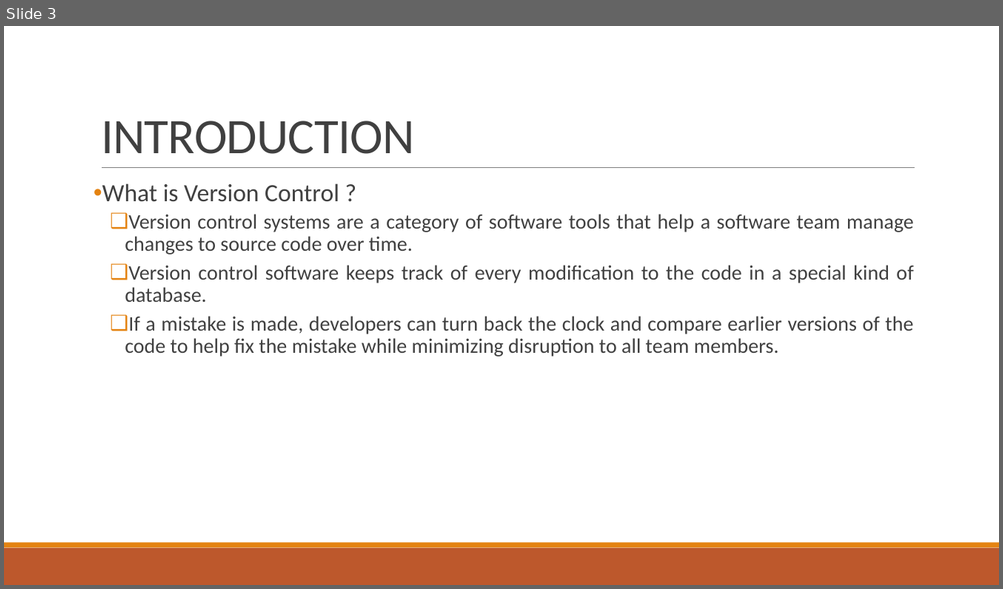
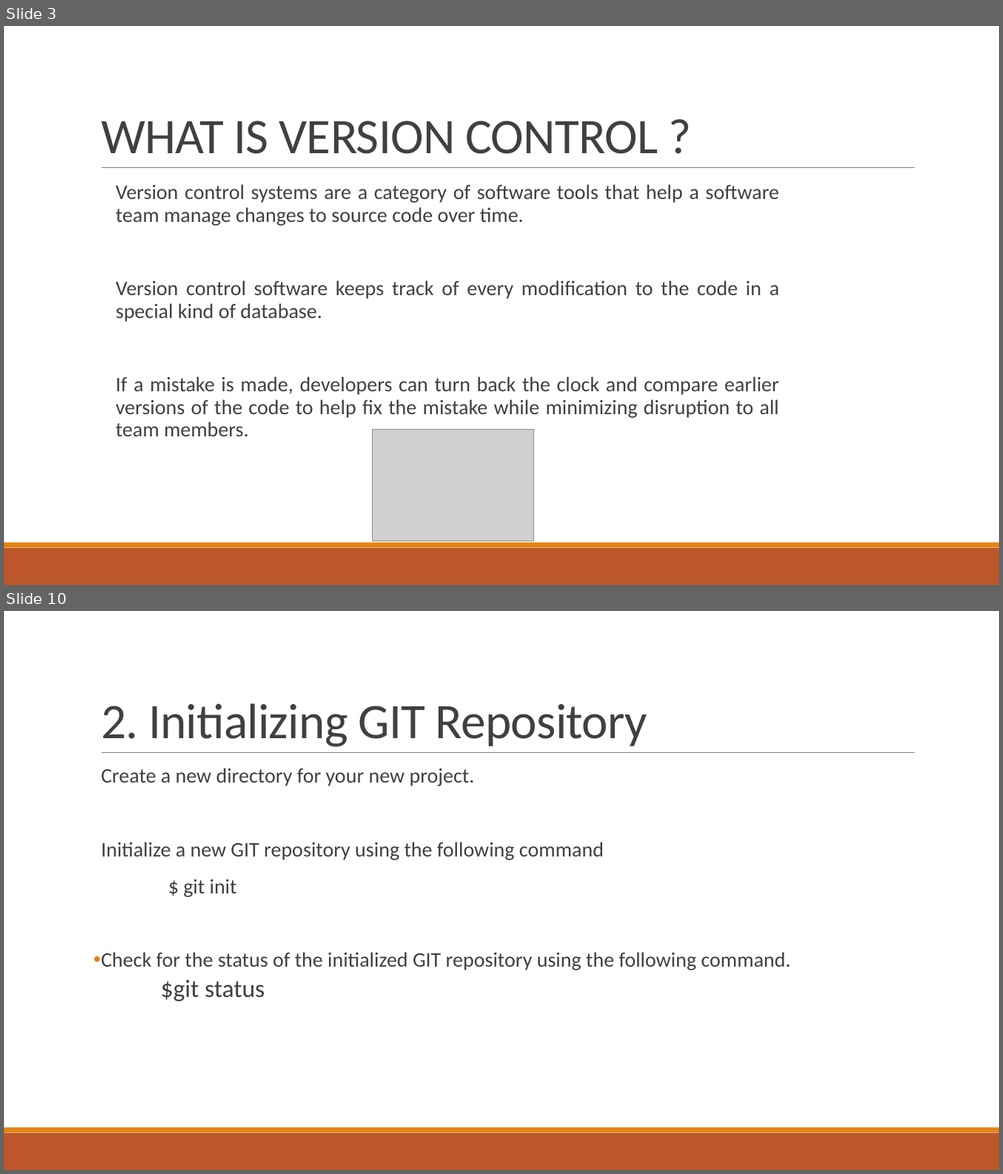
Before and after one commit to ismoop/Lecture-Notes, a slide deck: Lecture 3.pptx. Shown one above the other, each under a label of ours: slide 3 before the commit, slides 3 and 10 after it; the slides between them are not shown. The pictures are 1003x589 and 1003x1174 pixels, drawn with LibreOffice and Linux fonts; fonts in the diff are those of the drawing; grey boxes stand for pictures. Boxes give left, top, right and bottom in pixels: in the first picture for what was removed or moved away, otherwise in the second. Text is boxed around its words. In the diff, an @@ line names an element or a change of style, - is before the commit and + after.

```diff
--- a/Lecture 3.pptx
+++ b/Lecture 3.pptx
@@ slide 10 added at [4, 611, 999, 1170], background #FFFFFF; not listed: 3 template elements that a slide beside it also shows @@
@@ title added at [101, 703, 647, 747], 48 pt, text #404040 @@
+2. Initializing GIT Repository
@@ text added at [101, 768, 791, 1002], 20 pt, text #404040 @@
+  Create a new directory for your new project.
+  Initialize a new GIT repository using the following command
+$ git init
+• Check for the status of the initialized GIT repository using the following command.
+      $git status
@@ slide 3 changed as well @@
@@ title at [101, 121, 657, 154]: text changed @@
-INTRODUCTION
+WHAT IS VERSION CONTROL ?
@@ text "Version control systems are a ...": place and size @@
-text "Version control systems are a ..." at [102, 184, 913, 357]
+text "Version control systems are a ..." at [116, 184, 780, 437]
@@ text "Version control systems are a ..." at [116, 184, 780, 437]: bullet ❑ to  ; list level 2 to 1 in "Version control systems are a ..."; list level 2 to 1 in "Version control software keeps track ..."; list level 2 to 1 in "If a mistake is made, ..." @@
@@ text at [102, 184, 339, 202]: paragraph removed @@
-• What is Version Control ?
@@ picture added at [372, 429, 534, 542] @@
```
Also in this commit, not shown: 3 other slides changed, 17 other slides added, 1 slide removed.
